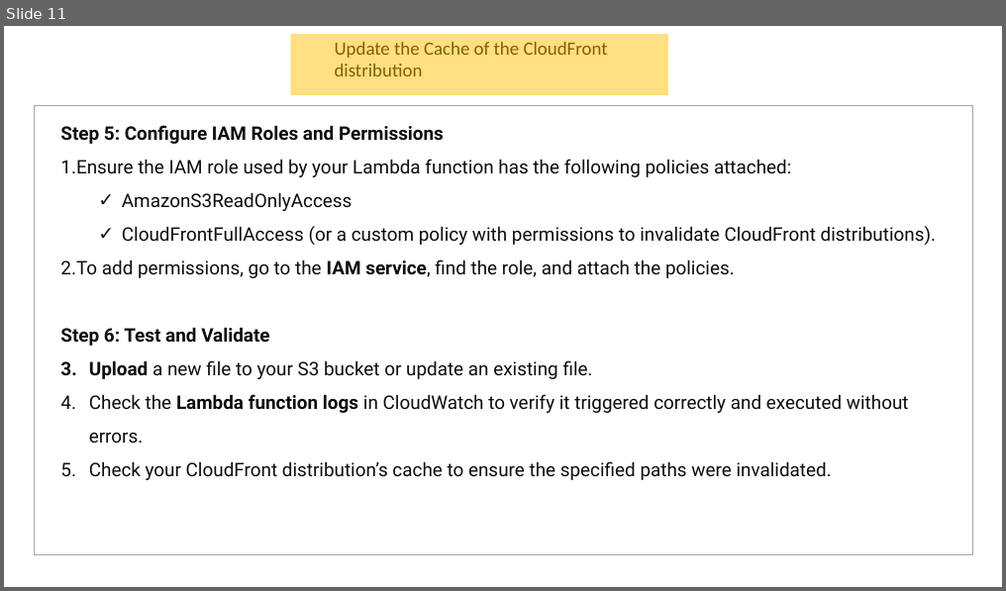
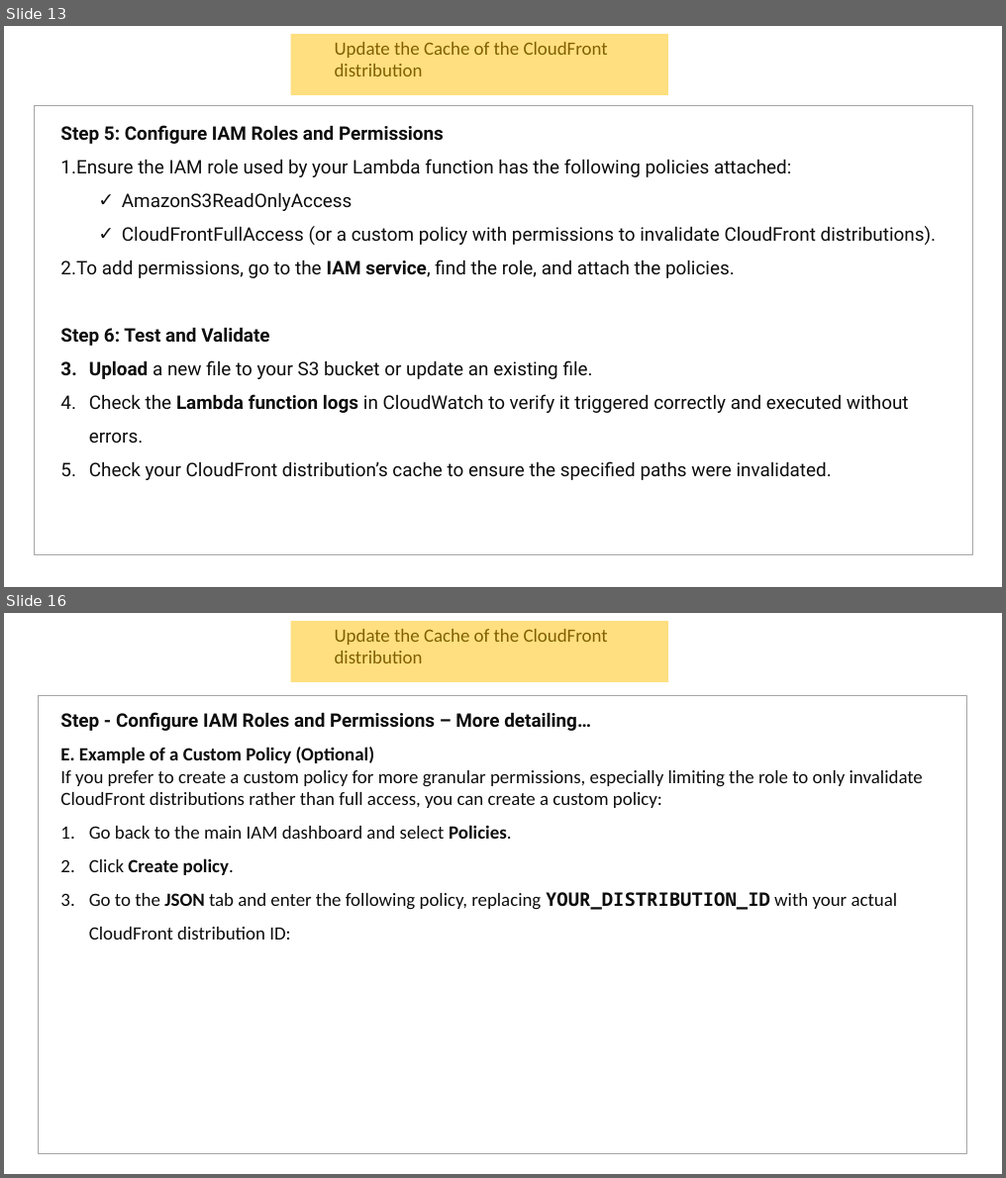
Before and after one commit to abmishra1234/DVR-Feature-Livestream, a slide deck: docs/Mp4ToHLS.pptx. Shown one above the other, each under a label of ours: slide 11 before the commit, slides 13 and 16 after it; the slides between them are not shown. The pictures are 1006x591 and 1006x1178 pixels, drawn with LibreOffice and Linux fonts; fonts in the diff are those of the drawing. Boxes give left, top, right and bottom in pixels: in the first picture for what was removed or moved away, otherwise in the second. Text is boxed around its words. In the diff, an @@ line names an element or a change of style, - is before the commit and + after.

```diff
--- a/docs/Mp4ToHLS.pptx
+++ b/docs/Mp4ToHLS.pptx
@@ slide 16 added at (4,613,1002,1174), background #FFFFFF @@
@@ rectangle added at (291,621,668,682), fill #FFC000 at 50% opacity @@
@@ text added at (335,629,608,663), 18 pt, text #000000 @@
+Update the Cache of the CloudFront distribution
@@ rectangle added at (39,695,966,1155), outline #A5A5A5 0.75 pt @@
@@ text added at (60,712,591,731), 18 pt, text #0D0D0D, bold @@
+Step - Configure IAM Roles and Permissions – More detailing…
@@ text added at (60,747,923,940), 18 pt, text #0D0D0D @@
+E. Example of a Custom Policy (Optional)
+If you prefer to create a custom policy for more granular permissions, especially limiting the role to only invalidate CloudFront distributions rather than full access, you can create a custom policy:
+1. Go back to the main IAM dashboard and select Policies.
+2. Click Create policy.
+3. Go to the JSON tab and enter the following policy, replacing YOUR_DISTRIBUTION_ID with your actual CloudFront distribution ID:
@@ rectangle added at (144,822,144,869), fill #FFFFFF @@
@@ rectangle added at (144,942,144,997), fill #FFFFFF @@
@@ rectangle added at (99,1022,99,1077), fill #FFFFFF @@
@@ what was slide 11 is now slide 13 @@
```
Also in this commit, not shown: 1 slide changed, 7 other slides added, 1 other file.
